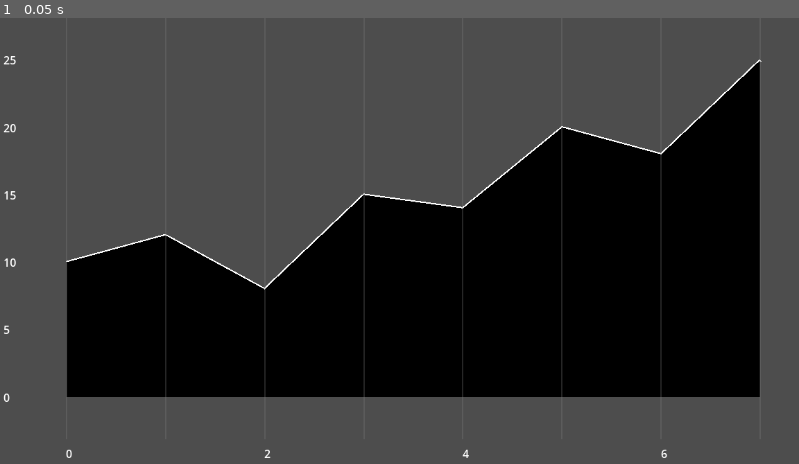
Above: before the commit, frame 1.
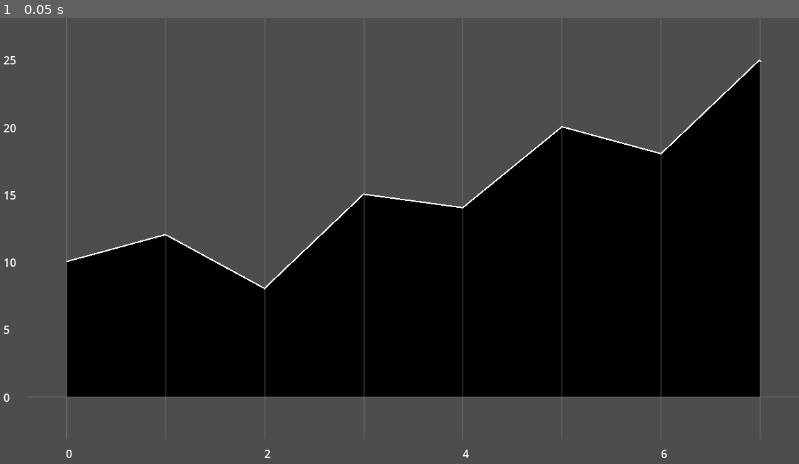
Above: after the commit, the same moment.

Repository: Carth501/math-balance
Game: Godot game, scene res://chartr/example/chartr_example.tscn
Same seed, same stepped clock (60 frames per second), same inputs: the game is played once before the commit and once after it. The project has no main scene, so this scene is started directly.
Inputs:
- Up to frame 1 (0.05 s): no input

The runs differ from the first frame. In frame 1, 0.2% of the frame differs, in the area x 8-95%, y 54-85%.

Commit message:
Add origin lines

Diff:
--- a/chartr/scripts/chartr.gd
+++ b/chartr/scripts/chartr.gd
@@ -86,7 +86,6 @@
 	if x_max_and_min == null or y_max_and_min == null:
 		return ;
 	if !x_max_and_min.has("min") or !x_max_and_min.has("max"):
-		breakpoint
 		return ;
 	if !y_max_and_min.has("min") or !y_max_and_min.has("max"):
 		return ;
@@ -126,7 +125,12 @@
 	if settings.grid_lines:
 		for point in scaled_points:
 			draw_line(Vector2(point.x, 0), Vector2(point.x, chart_area_bottom_right.y), Color(0.5, 0.5, 0.5, 0.3), 2);
-
+		if y_max_and_min["max"] >= 0 and y_max_and_min["min"] <= 0 or settings.zero_origin:
+			var zero_y: float = get_y(0);
+			draw_line(Vector2(chart_area_top_left.x, zero_y), Vector2(chart_area_bottom_right.x, zero_y), Color(0.5, 0.5, 0.5, 0.3), 2);
+		if x_max_and_min["max"] >= 0 and x_max_and_min["min"] <= 0 or settings.zero_origin:
+			var zero_x: float = get_x(0);
+			draw_line(Vector2(zero_x, chart_area_top_left.y), Vector2(zero_x, chart_area_bottom_right.y), Color(0.5, 0.5, 0.5, 0.3), 2);
 	draw_queued = false;
 
 func _resized() -> void:
